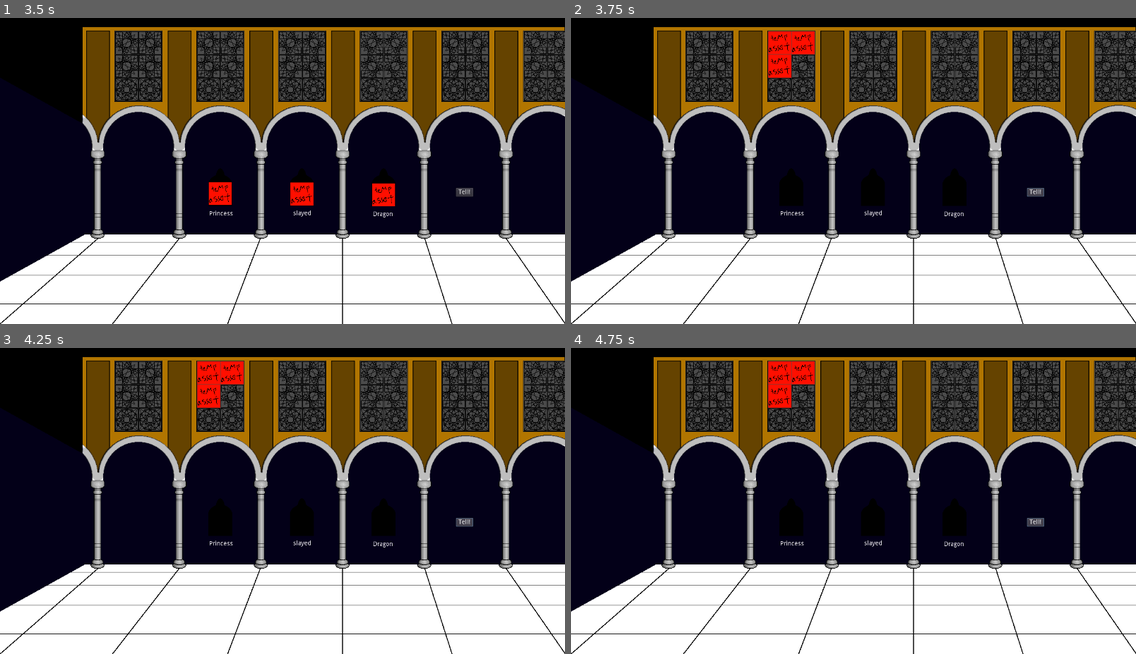
Above: before the commit, frames 1-4 (two rows, left to right).
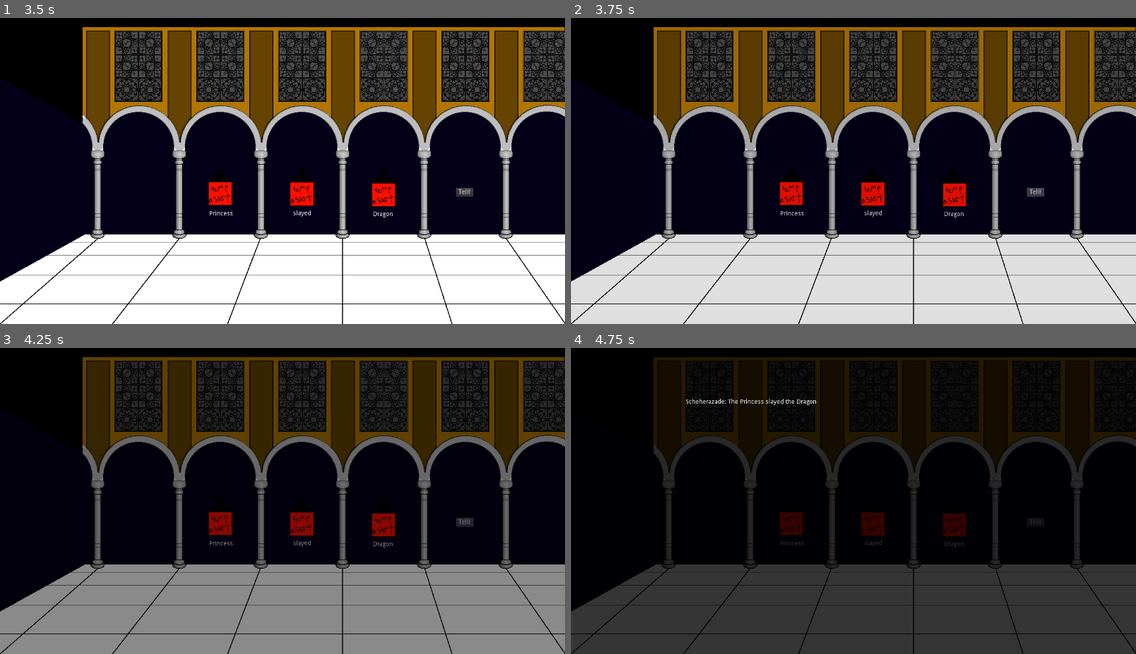
Above: after the commit, the same moments.

Repository: alpacanumerals/LD50
Game: Godot game, scene res://TitleScreen.tscn
Same seed, same stepped clock (60 frames per second), same inputs: the game is played once before the commit and once after it.
Inputs (mouse positions are in pixels of both pictures, inside the frame that each line leads up to):
- Up to frame 1 (3.5 s): click "Start" at 0.5 s; tap Enter at 1.25, 2.75 s; drag from (209, 42) to (220, 192) at 1.27 s; tap Space at 2 s; drag from (231, 42) to (220, 192) at 2.02 s; move the mouse to (209, 66) at 2.77 s; click (209, 66) at 2.92 s
- Up to frame 2 (3.75 s): click "Tell!" at 3.5 s
- Up to frame 3 (4.25 s): no input
- Up to frame 4 (4.75 s): click (1034, 522) at 4.25 s, where only the run after the commit has a clickable "Tell!"

Frame 1 is identical in both runs. In frame 2, 29% of the frame differs, in the area x 0-100%, y 4-100%; in frame 3, 51%; in frame 4, 54%, in the area x 0-100%, y 2-100%.

Commit message:
night falls and rises

Diff:
--- a/StoryScene.tscn
+++ b/StoryScene.tscn
@@ -1,6 +1,6 @@
-[gd_scene load_steps=15 format=2]
-
-[ext_resource path="res://stat_bar.gd" type="Script" id=1]
+[gd_scene load_steps=18 format=2]
+
+[ext_resource path="res://night.gd" type="Script" id=1]
 [ext_resource path="res://nightlabel.gd" type="Script" id=2]
 [ext_resource path="res://plot_button.gd" type="Script" id=3]
 [ext_resource path="res://window_text.gd" type="Script" id=4]
@@ -10,6 +10,8 @@
 [ext_resource path="res://assets/asset.png" type="Texture" id=8]
 [ext_resource path="res://OpCard.gd" type="Script" id=9]
 [ext_resource path="res://wall_cards.gd" type="Script" id=10]
+[ext_resource path="res://assets/night.png" type="Texture" id=11]
+[ext_resource path="res://story_scene.gd" type="Script" id=12]
 
 [sub_resource type="RectangleShape2D" id=1]
 extents = Vector2( 26, 26 )
@@ -22,6 +24,9 @@
 
 [sub_resource type="RectangleShape2D" id=4]
 extents = Vector2( 10, 80 )
+
+[sub_resource type="RectangleShape2D" id=5]
+extents = Vector2( 644.5, 364 )
 
 [node name="StoryScene" type="MarginContainer"]
 anchor_right = 1.0
@@ -32,6 +37,7 @@
 margin_bottom = -20.0
 mouse_filter = 2
 mouse_default_cursor_shape = 2
+script = ExtResource( 12 )
 
 [node name="VBoxContainer" type="VBoxContainer" parent="."]
 visible = false
@@ -43,46 +49,6 @@
 margin_bottom = 14.0
 text = "Night: "
 script = ExtResource( 2 )
-
-[node name="BoredomContainer" type="HBoxContainer" parent="VBoxContainer"]
-margin_top = 18.0
-margin_right = 1240.0
-margin_bottom = 32.0
-
-[node name="Label" type="Label" parent="VBoxContainer/BoredomContainer"]
-margin_right = 59.0
-margin_bottom = 14.0
-text = "Boredom"
-
-[node name="ProgressBar" type="ProgressBar" parent="VBoxContainer/BoredomContainer"]
-margin_left = 63.0
-margin_right = 67.0
-margin_bottom = 14.0
-size_flags_vertical = 1
-max_value = 10.0
-step = 1.0
-script = ExtResource( 1 )
-stat_name = "boredom"
-
-[node name="AnnoyanceContainer" type="HBoxContainer" parent="VBoxContainer"]
-margin_top = 36.0
-margin_right = 1240.0
-margin_bottom = 50.0
-
-[node name="Label" type="Label" parent="VBoxContainer/AnnoyanceContainer"]
-margin_right = 70.0
-margin_bottom = 14.0
-text = "Annoyance"
-
-[node name="ProgressBar" type="ProgressBar" parent="VBoxContainer/AnnoyanceContainer"]
-margin_left = 74.0
-margin_right = 78.0
-margin_bottom = 14.0
-size_flags_vertical = 1
-max_value = 10.0
-step = 1.0
-script = ExtResource( 1 )
-stat_name = "annoyance"
 
 [node name="Sprite" type="Sprite" parent="."]
 z_index = -1
@@ -253,6 +219,43 @@
 [node name="CollisionShape2D" type="CollisionShape2D" parent="BlankWalls/WallMid2"]
 position = Vector2( 0, 1 )
 shape = SubResource( 4 )
+
+[node name="NightArea" type="Area2D" parent="."]
+script = ExtResource( 1 )
+
+[node name="NightSprite" type="Sprite" parent="NightArea"]
+texture = ExtResource( 11 )
+centered = false
+offset = Vector2( -20, -20 )
+
+[node name="CollisionShape2D" type="CollisionShape2D" parent="NightArea"]
+position = Vector2( 619.5, 339 )
+shape = SubResource( 5 )
+
+[node name="Dusk" type="Tween" parent="NightArea"]
+
+[node name="Dawn" type="Tween" parent="NightArea"]
+
+[node name="StoryText" type="Label" parent="NightArea"]
+margin_left = 240.0
+margin_top = 121.0
+margin_right = 283.0
+margin_bottom = 135.0
+text = "StoryText"
+
+[node name="SultanText" type="Label" parent="NightArea"]
+margin_left = 242.0
+margin_top = 162.0
+margin_right = 308.0
+margin_bottom = 176.0
+text = "SultanText"
+
+[node name="SultanMood" type="Label" parent="NightArea"]
+margin_left = 243.0
+margin_top = 204.0
+margin_right = 318.0
+margin_bottom = 218.0
+text = "SultanMood"
 
 [connection signal="input_event" from="WallCards/OpCard" to="WallCards/OpCard" method="_on_OpCard_input_event"]
 [connection signal="mouse_entered" from="WallCards/OpCard" to="WallCards/OpCard" method="_on_OpCard_mouse_entered"]
@@ -269,6 +272,7 @@
 [connection signal="mouse_exited" from="WallCards/OpCard3" to="WallCards/OpCard3" method="_on_OpCard_mouse_exited"]
 [connection signal="player_click" from="WallCards/OpCard3" to="WallCards" method="_on_OpCard_player_click"]
 [connection signal="player_highlight" from="WallCards/OpCard3" to="WindowText" method="_on_OpCard_player_highlight"]
+[connection signal="pressed" from="DoneNode/DoneButton" to="." method="_on_DoneButton_pressed"]
 [connection signal="pressed" from="DoneNode/DoneButton" to="WallCards" method="_on_DoneButton_pressed"]
 [connection signal="pressed" from="DoneNode/DoneButton" to="DoneNode/DoneButton" method="_on_DoneButton_pressed"]
 [connection signal="mouse_entered" from="BlankWalls/WallTop" to="WindowText" method="_on_blank_walls_mouse_entered"]
--- a/autoload/story.gd
+++ b/autoload/story.gd
@@ -27,6 +27,12 @@
 var current_phase: int = phase.SUBJECT
 var current_tale = {}
 
+enum rules { CHAUVANIST }
+var offenses = {}
+
+var repeats: int = 0
+var offense: int = 0
+
 func get_new_id():
     var id = new_id
     new_id += 1
@@ -45,9 +51,13 @@
     current_tale = {}
 
 func tell_story(subject_id, verb_id, object_id):
+    repeats = 0
+    offense = 0
+    offenses = {}
+
     var story_key = subject_id*10000 + verb_id*100 + object_id
 
-    var repeats = memory.get(story_key, 0)
+    repeats = memory.get(story_key, 0)
     memory[story_key] = repeats+1
 
     var subject = cards[subject_id]
@@ -58,26 +68,23 @@
     print("key: " + str(story_key))
 
     # handle logic based on repeats
-    if (repeats <= 0):
-        print("how interesting")
-    else:
-        print("didn't that aready happen?")
-        boredom += repeats
+    boredom += repeats
 
     # handle logic based on story content
-    if (verb is Love):
+    print(verb)
+    if (verb is Slay):
+        print("ping")
         if (subject.female == true
         && subject.monster == false
-        && object.monster == true):
-            print("a maiden would never love a monster")
-            annoyance += 1
-    else:
-        print("makes sense")
+        && object.female == false):
+            print("a woman could never overpower a man")
+            offenses[rules.CHAUVANIST] = true
+            offense += 1
+
+    annoyance += offense
 
     print("boredom: " + str(boredom))
     print("annoyance: " + str(annoyance))
-
-    next_night()
 
     if (threshold_exceeded()):
         Switcher.switch_scene("res://TitleScreen.tscn")
--- /dev/null
+++ b/night.gd
@@ -0,0 +1,115 @@
+extends Area2D
+
+enum stages { START, STORY, SULTAN, MOOD, END, STAB }
+var stage : int
+
+const story_format = "Scheherazade: The %s %s the %s"
+
+func _ready():
+    $NightSprite.modulate.a = 0
+    $NightSprite.visible = false
+    set_process_input(false)
+
+func initialise():
+    blank_text()
+    stage = stages.START
+
+func night_fall():
+    initialise()
+    $NightSprite.visible = true
+    $Dusk.interpolate_property($NightSprite,
+        "modulate",
+        Color(0, 0, 0, 0),
+        Color(0, 0, 0, 1),
+        1.5)
+    $Dusk.start()
+    set_process_input(true)
+
+func dawn_break():
+    $Dawn.interpolate_property($NightSprite,
+        "modulate",
+        Color(0, 0, 0, 1),
+        Color(0, 0, 0, 0),
+        1.5)
+    $Dawn.start()
+    blank_text()
+    Story.next_night()
+    set_process_input(false)
+
+func _input(event):
+    if (event.is_pressed()):
+        match stage:
+            stages.START:
+                $StoryText.text = compose_story_text()
+                stage = stages.STORY
+            stages.STORY:
+                $SultanText.text = compose_sultan_text()
+                stage = stages.MOOD
+            stages.MOOD:
+                $SultanMood.text = compose_sultan_mood()
+                stage = stages.END
+            stages.END:
+                dawn_break()
+    get_tree().set_input_as_handled()
+
+func compose_story_text():
+    var subject = Story.cards[Story.current_tale[Story.phase.SUBJECT]].card_name
+    var verb = Story.cards[Story.current_tale[Story.phase.VERB]].card_name
+    var object = Story.cards[Story.current_tale[Story.phase.OBJECT]].card_name
+
+    return story_format % [subject, verb, object]
+
+func compose_sultan_text():
+    var text = "Sultan: "
+    if (Story.offense == 0 && Story.repeats == 0):
+        text += "How interesting!"
+    else:
+        match (Story.repeats):
+            0:
+                pass
+            1:
+                text += "Didn't that happen before? "
+            2:
+                text += "I'm sure that already happened. "
+            3, 4, 5:
+                text += "You're repeating yourself! "
+        if (Story.offenses.has(Story.rules.CHAUVANIST)):
+            text += "A woman couldn't overpower a man!"
+    return text
+
+func compose_sultan_mood():
+    var text = "The sultan seems "
+    match Story.annoyance:
+        0:
+            text += "pleased"
+        1, 2:
+            text += "satisfied"
+        3, 4:
+            text += "doubtful"
+        5, 6:
+            text += "sceptical"
+        7, 8:
+            text += "offended"
+        9, 10:
+            text += "outraged"
+    text += " and "
+    match Story.boredom:
+        0:
+            text += "highly engaged"
+        1, 2:
+            text += "interested"
+        3, 4:
+            text += "disengaged"
+        5, 6:
+            text += "bored"
+        7, 8:
+            text += "miserable"
+        9, 10:
+            text += "soporific"
+    text += "."
+    return text
+
+func blank_text():
+    $StoryText.text = ""
+    $SultanText.text = ""
+    $SultanMood.text = ""
--- a/plot_button.gd
+++ b/plot_button.gd
@@ -2,12 +2,6 @@
 
 func _ready():
     pass
-
-func _on_DoneButton_pressed():
-    var subject = Story.current_tale[Story.phase.SUBJECT]
-    var verb = Story.current_tale[Story.phase.VERB]
-    var object = Story.current_tale[Story.phase.OBJECT]
-    Story.tell_story(subject, verb, object)
 
 func _process(_delta):
     if (Story.current_phase == Story.phase.NONE):
--- /dev/null
+++ b/story_scene.gd
@@ -0,0 +1,14 @@
+extends MarginContainer
+
+func _ready():
+    $NightArea.initialise()
+
+func _on_DoneButton_pressed():
+    var subject = Story.current_tale[Story.phase.SUBJECT]
+    var verb = Story.current_tale[Story.phase.VERB]
+    var object = Story.current_tale[Story.phase.OBJECT]
+
+    #block interaction
+    $NightArea.night_fall()
+
+    Story.tell_story(subject, verb, object)
Binary file added: assets/night.png
Not shown, added: assets/night.png.import
